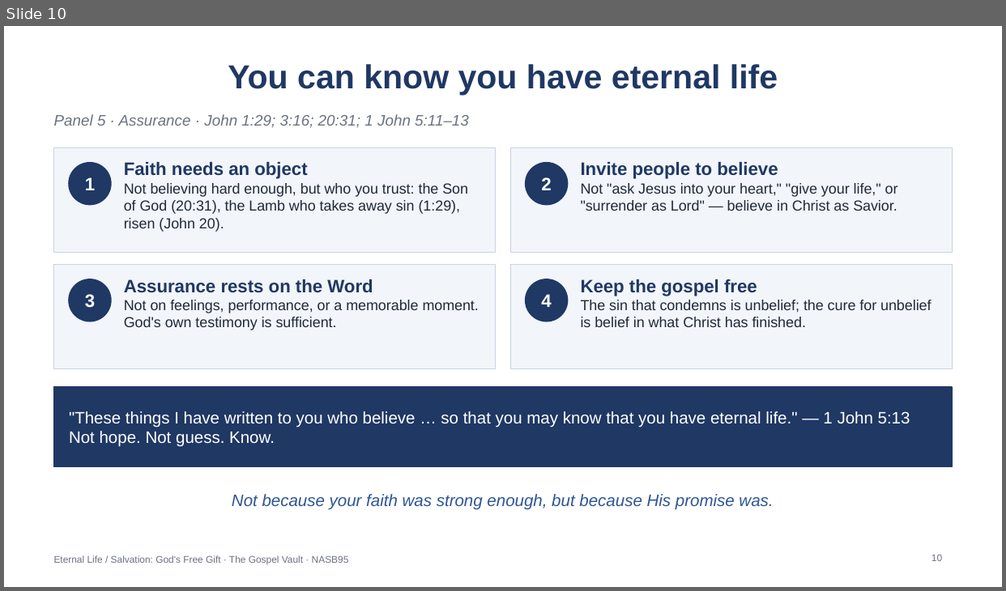
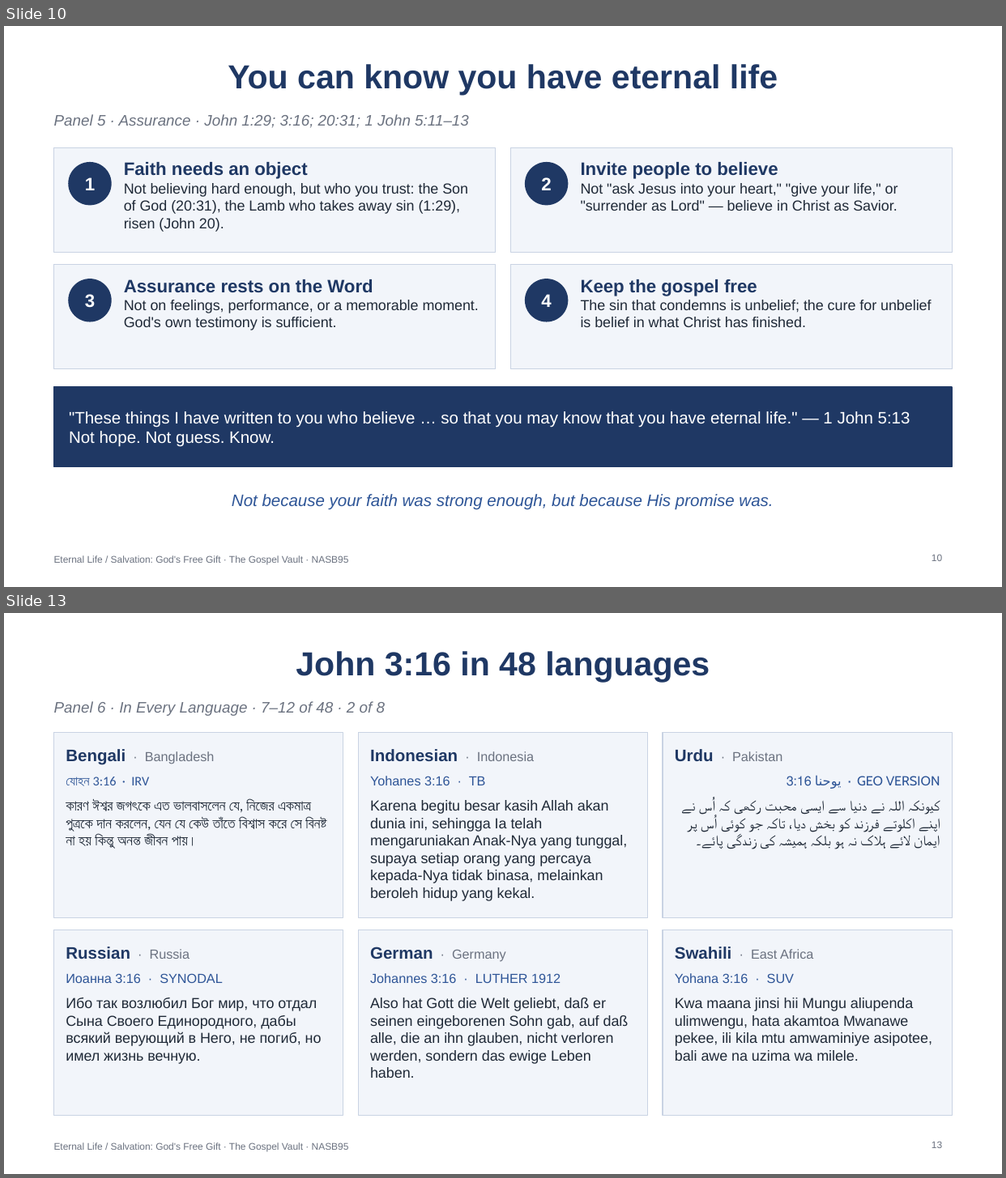
Before and after one commit to TheRooster07/TheGospelVault, a slide deck: free-gift/charts/free-gift-charts.pptx. Shown one above the other, each under a label of ours: slide 10 before the commit, slides 10 and 13 after it; the slides between them are not shown. The pictures are 1006x591 and 1006x1178 pixels, drawn with LibreOffice and Linux fonts; fonts in the diff are those of the drawing. Boxes give left, top, right and bottom in pixels: in the first picture for what was removed or moved away, otherwise in the second. Text is boxed around its words. In the diff, an @@ line names an element or a change of style, - is before the commit and + after.

Commit message:
added 48 languages slides

```diff
--- a/free-gift/charts/free-gift-charts.pptx
+++ b/free-gift/charts/free-gift-charts.pptx
@@ slide 13 added at (4, 613, 1002, 1174), background #FFFFFF; not listed: 1 template element that a slide beside it also shows @@
@@ title added at (296, 651, 710, 682), 24 pt, text #1F3864, bold @@
+John 3:16 in 48 languages
@@ text added at (54, 701, 385, 716), 11 pt, text #6B7280, italic @@
+Panel 6 · In Every Language · 7–12 of 48 · 2 of 8
@@ rectangle added at (54, 733, 343, 918), fill #F2F5FA, outline #C9D3E3 0.75 pt @@
@@ rectangle added at (358, 733, 648, 918), fill #F2F5FA, outline #C9D3E3 0.75 pt @@
@@ rectangle added at (663, 733, 952, 918), fill #F2F5FA, outline #C9D3E3 0.75 pt @@
@@ text added at (66, 749, 215, 765), 9.5 pt, text #6B7280 @@
+Bengali · Bangladesh
@@ text added at (370, 749, 534, 761), 12 pt, text #1F3864, bold @@
+Indonesian · Indonesia
@@ text added at (675, 749, 782, 761), 9.5 pt, text #6B7280 @@
+Urdu · Pakistan
@@ text added at (66, 777, 149, 786), 9.5 pt, text #2E5597 @@
+যোহন 3:16 · IRV
@@ text added at (370, 776, 486, 786), 9.5 pt, text #2E5597 @@
+Yohanes 3:16 · TB
@@ text added at (786, 776, 940, 786), 9.5 pt, text #2E5597 @@
+یوحنا 3:16 · GEO VERSION
@@ text added at (66, 799, 326, 848), 10.5 pt, text #1F2937 @@
+কারণ ঈশ্বর জগৎকে এত ভালবাসলেন যে, নিজের একমাত্র পুত্রকে দান করলেন, যেন যে কেউ তাঁতে বিশ্বাস করে সে বিনষ্ট না হয় কিন্তু অনন্ত জীবন পায়।
@@ text added at (370, 800, 627, 901), 10.5 pt, text #1F2937 @@
+Karena begitu besar kasih Allah akan dunia ini, sehingga Ia telah mengaruniakan Anak-Nya yang tunggal, supaya setiap orang yang percaya kepada-Nya tidak binasa, melainkan beroleh hidup yang kekal.
@@ text added at (908, 800, 940, 849), 10.5 pt, text #1F2937 @@
+کیونکہ اللہ نے دنیا سے ایسی محبت رکھی کہ اُس نے اپنے اکلوتے فرزند کو بخش دیا، تاکہ جو کوئی اُس پر ایمان لائے ہلاک نہ ہو بلکہ ہمیشہ کی زندگی پائے۔
@@ rectangle added at (54, 931, 343, 1116), fill #F2F5FA, outline #C9D3E3 0.75 pt @@
@@ text added at (66, 947, 190, 959), 12 pt, text #1F3864, bold @@
+Russian · Russia
@@ rectangle added at (358, 931, 648, 1116), fill #F2F5FA, outline #C9D3E3 0.75 pt @@
@@ text added at (370, 947, 506, 961), 9.5 pt, text #6B7280 @@
+German · Germany
@@ rectangle added at (663, 931, 952, 1116), fill #F2F5FA, outline #C9D3E3 0.75 pt @@
@@ text added at (675, 947, 813, 960), 9.5 pt, text #6B7280 @@
+Swahili · East Africa
@@ text added at (66, 973, 222, 983), 9.5 pt, text #2E5597 @@
+Иоанна 3:16 · SYNODAL
@@ text added at (370, 973, 560, 983), 9.5 pt, text #2E5597 @@
+Johannes 3:16 · LUTHER 1912
@@ text added at (675, 973, 794, 983), 9.5 pt, text #2E5597 @@
+Yohana 3:16 · SUV
@@ text added at (66, 998, 322, 1064), 10.5 pt, text #1F2937 @@
+Ибо так возлюбил Бог мир, что отдал Сына Своего Единородного, дабы всякий верующий в Него, не погиб, но имел жизнь вечную.
@@ text added at (370, 998, 629, 1078), 10.5 pt, text #1F2937 @@
+Also hat Gott die Welt geliebt, daß er seinen eingeborenen Sohn gab, auf daß alle, die an ihn glauben, nicht verloren werden, sondern das ewige Leben haben.
@@ text added at (675, 998, 932, 1061), 10.5 pt, text #1F2937 @@
+Kwa maana jinsi hii Mungu aliupenda ulimwengu, hata akamtoa Mwanawe pekee, ili kila mtu amwaminiye asipotee, bali awe na uzima wa milele.
@@ page number added at (931, 1141, 942, 1148), 7 pt, text #6B7280 @@
+13
```
Also in this commit, not shown: 2 slides changed, 7 other slides added, 21 other files.
